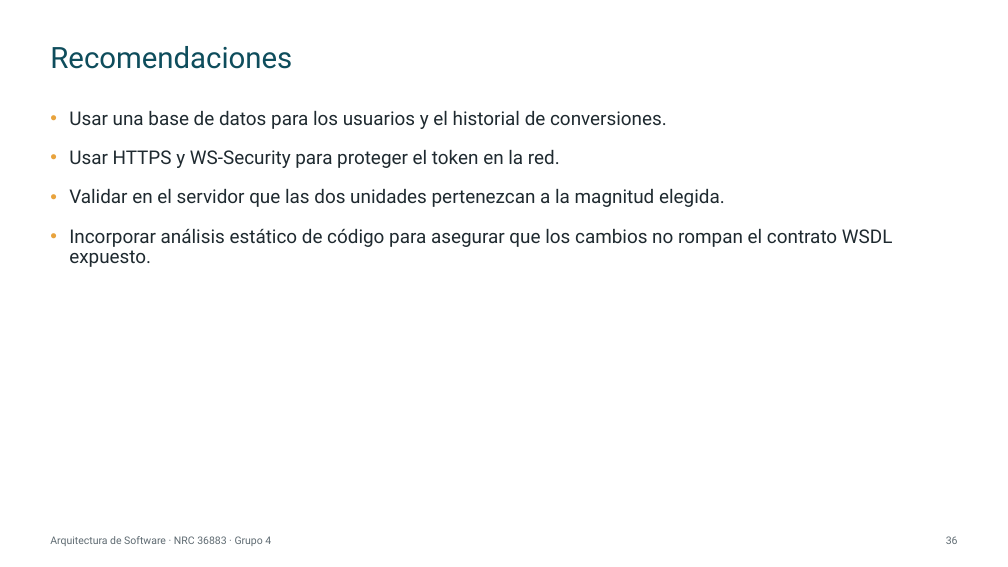
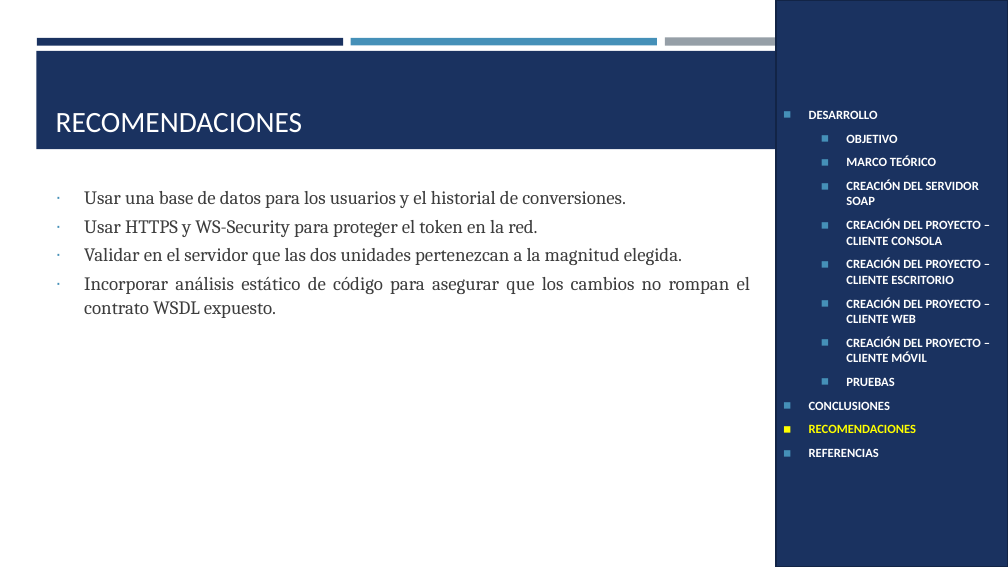
Before and after one commit to IMarcusDev/TI.1.1.-PAO202651_SOAP_JAVA_SINBDD_NRC_36883_GR04, a slide deck: slide 29 of 05. DOCUMENTACION/PRESENTACION TI.1.1. SOAP sin BDD en JAVA GR4.pptx (slide 36 before the commit). Drawn at 1008x567 pixels with LibreOffice and Linux fonts; fonts in the diff are those of the drawing. Boxes give left, top, right and bottom in pixels: in the first picture for what was removed or moved away, otherwise in the second. Text is boxed around its words. In the diff, an @@ line names an element or a change of style, - is before the commit and + after.

```diff
--- a/05. DOCUMENTACION/PRESENTACION TI.1.1. SOAP sin BDD en JAVA GR4.pptx
+++ b/05. DOCUMENTACION/PRESENTACION TI.1.1. SOAP sin BDD en JAVA GR4.pptx
@@ rectangle added at (776,0,1008,567), fill #1A3260, outline #122446 1.75 pt, 12 pt, text #FFFFFF, bold @@
+◼ DESARROLLO
+  ◼ OBJETIVO
+  ◼ MARCO TEÓRICO
+  ◼ CREACIÓN DEL SERVIDOR SOAP
+  ◼ CREACIÓN DEL PROYECTO – CLIENTE CONSOLA
+  ◼ CREACIÓN DEL PROYECTO – CLIENTE ESCRITORIO
+  ◼ CREACIÓN DEL PROYECTO – CLIENTE WEB
+  ◼ CREACIÓN DEL PROYECTO – CLIENTE MÓVIL
+  ◼ PRUEBAS
+◼ CONCLUSIONES
+◼ RECOMENDACIONES
+◼ REFERENCIAS
@@ rectangle added at (36,51,972,149), fill #1A3260 @@
@@ rectangle added at (37,38,343,45), fill #1A3260 @@
@@ title "RECOMENDACIONES" at (56,113,303,133): vertical alignment middle to bottom @@
@@ rectangle added at (351,38,657,45), fill #4590B8 @@
@@ rectangle added at (665,38,971,46), fill #969FA7 @@
@@ title at (56,113,303,133): text changed; font Roboto to Calibri; text colour #0E4D5C to #FFFFFF @@
-Recomendaciones
+RECOMENDACIONES
@@ text "Usar una base de datos ...": place and size @@
-text "Usar una base de datos ..." at (69,111,893,267)
+text "Usar una base de datos ..." at (84,191,750,318)
@@ text "Usar una base de datos ..." at (84,191,750,318): font Roboto to Cambria, text colour #1F2A30 to #3D3D3D; alignment left to justified; bullet • to ∙; line spacing 0.9 to 1.07; less space between paragraphs; bullet colour #E8A33D to #4590B8 @@
@@ text removed at (50,536,271,546) @@
-Arquitectura de Software · NRC 36883 · Grupo 4
@@ page number removed at (946,536,958,544) @@
-36
```
Also in this commit, not shown: 23 other slides changed, 6 slides added, 14 slides removed, 1 other file.
